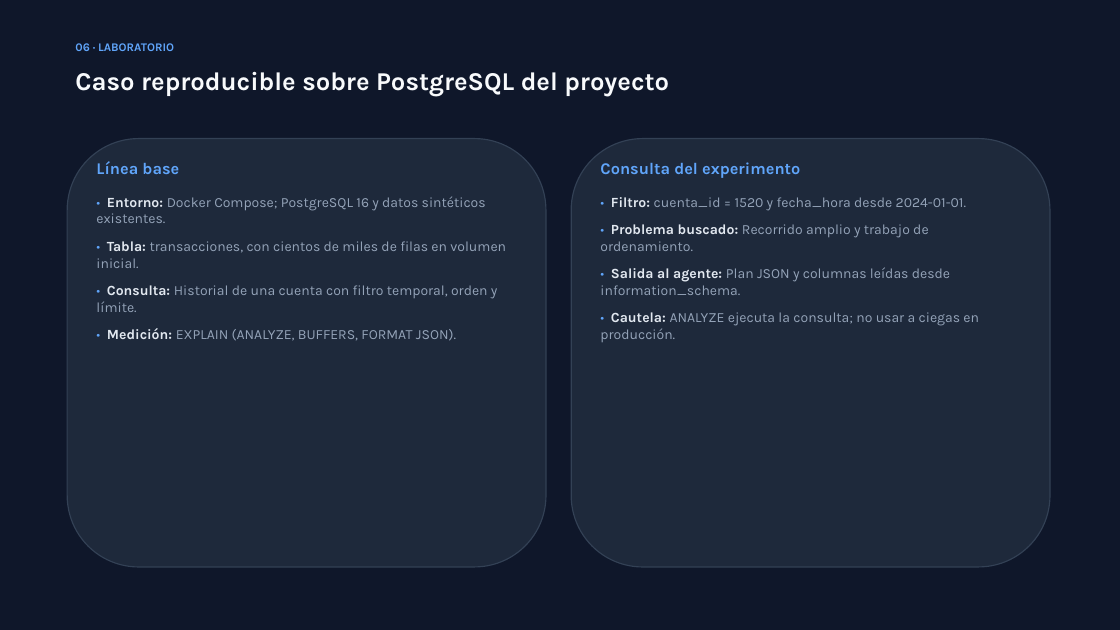
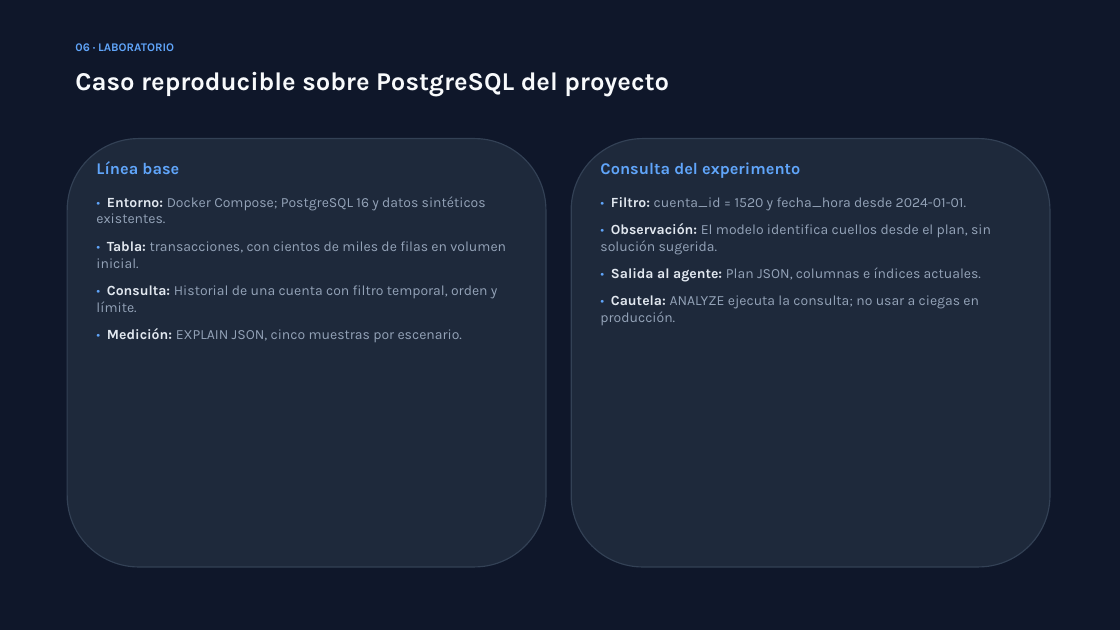
Before and after one commit to EmilyCayambe/Openmetadata, a slide deck: slide 7 of presentacion/Presentacion_Diagnostico_IA_OpenMetadata_MSP_Final.pptx. Drawn at 1120x630 pixels with LibreOffice and Linux fonts; fonts in the diff are those of the drawing. Boxes give left, top, right and bottom in pixels: in the first picture for what was removed or moved away, otherwise in the second. Text is boxed around its words. In the diff, an @@ line names an element or a change of style, - is before the commit and + after.

```diff
--- a/presentacion/Presentacion_Diagnostico_IA_OpenMetadata_MSP_Final.pptx
+++ b/presentacion/Presentacion_Diagnostico_IA_OpenMetadata_MSP_Final.pptx
@@ text at <box>600,223,991,282</box>: text changed @@
-• Problema buscado: Recorrido amplio y trabajo de ordenamiento.
-• Salida al agente: Plan JSON y columnas leídas desde information_schema.
+• Observación: El modelo identifica cuellos desde el plan, sin solución sugerida.
+• Salida al agente: Plan JSON, columnas e índices actuales.
@@ text at <box>107,328,462,342</box>: text changed @@
-• Medición: EXPLAIN (ANALYZE, BUFFERS, FORMAT JSON).
+• Medición: EXPLAIN JSON, cinco muestras por escenario.
```
Also in this commit, not shown: 3 other slides changed, 6 other files.
